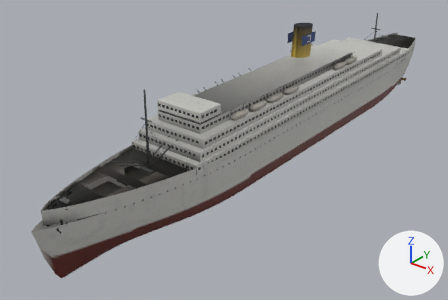
Two versions of the glTF model models/item/Q3273207/model_built.glb, one commit apart.
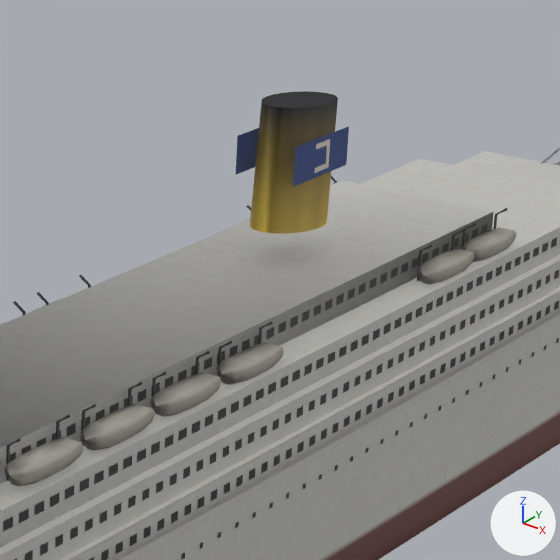
Old and new are each drawn whole from a 50 mm camera at (97.7, -152.1, 85.6) aimed at (-9.0, -18.7, 2.9) and again close up on the part from 51% to 82% of the width and 0% to 46% of the height. Arrows for +X, +Y and +Z are at lower right; the lights stay in place. The last two pictures show the newer version. Where no turn or scale is listed for an object, it has been applied to the vertices. Vertices at exactly the same position are counted once.

The first close-up shows 'main_0'.
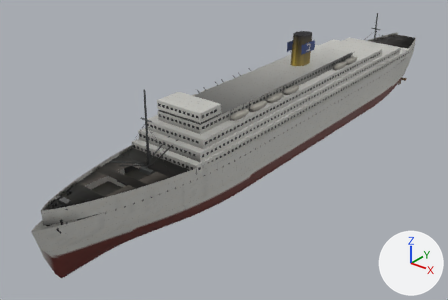
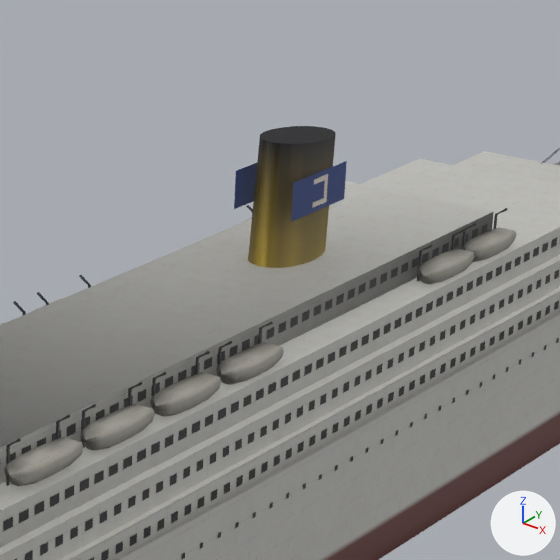
Where the newer file only moved an object's origin or applied its transform, the numbers keep the older frame.

Edits to the bpy script that builds the scene:
```text
Change me_main_0:
    used by ob_main_0; location = (0.0, -1.5, 18.93)
    remove me_main_0.from_pydata(...)  # 13251 vertices, 20527 faces; spans x -12.0..12.0, y -92.0..92.0, z -19.0..19.0
    add me_main_0.from_pydata(...)  # 13251 vertices, 20527 faces; spans x -12.0..12.0, y -92.0..92.0, z -19.0..17.0
    me_main_0 part 1: the loose piece of 42 vertices spanning x -2.0..2.0, y 6.0..14.0, z 9.0..19.0 is moved by (0.0, 0.0, -3.0)
    me_main_0 part 2: the loose piece of 4 vertices spanning x -3.0, y 6.0..13.0, z 13.0..16.0 is moved by (0.0, 0.0, -3.0)
    me_main_0 part 3: the loose piece of 4 vertices spanning x 3.0, y 6.0..13.0, z 13.0..16.0 is moved by (0.0, 0.0, -3.0)
    me_main_0 part 4: the loose piece of 4 vertices spanning x 3.0, y 10.0..11.0, z 14.0..16.0 is moved by (0.0, 0.0, -3.0)
    me_main_0 part 5: the loose piece of 4 vertices spanning x 3.0, y 9.0..10.0, z 16.0 is moved by (0.0, 0.0, -3.0)
    me_main_0 part 6: the loose piece of 4 vertices spanning x 3.0, y 9.0..10.0, z 14.0 is moved by (0.0, 0.0, -3.0)
    me_main_0 part 7: 599 kept faces spanning x -10.0..9.0, y -46.0..80.0, z -18.0..16.0 get new vertex colours; the middle colour goes from grey #76746e to grey #6f6e67
    other edits to the shape of me_main_0 do not show in these pictures
```

Changed parts and their boxes [x1, y1, x2, y2] in the close-ups (560 x 560 px; the box of a moved part takes in the faces that stretch with it):
'main_0', reshaped
    before: [0, 91, 560, 560]
    after: [0, 126, 560, 560]
part 1 of me_main_0, moved or reshaped
    before: [250, 91, 338, 234]
    after: [248, 126, 336, 268]
part 2 of me_main_0, moved or reshaped
    before: [236, 128, 259, 174]
    after: [234, 163, 257, 209]
part 3 of me_main_0, moved or reshaped
    before: [293, 126, 349, 187]
    after: [291, 161, 347, 222]
part 4 of me_main_0, moved or reshaped
    before: [325, 139, 330, 169]
    after: [323, 174, 328, 203]
part 5 of me_main_0, moved or reshaped
    before: [316, 140, 327, 149]
    after: [314, 175, 325, 184]
part 6 of me_main_0, moved or reshaped
    before: [314, 164, 326, 173]
    after: [312, 198, 324, 208]
part 7 of me_main_0, recoloured
    before: [6, 100, 346, 484]
    after: [6, 135, 343, 486]
